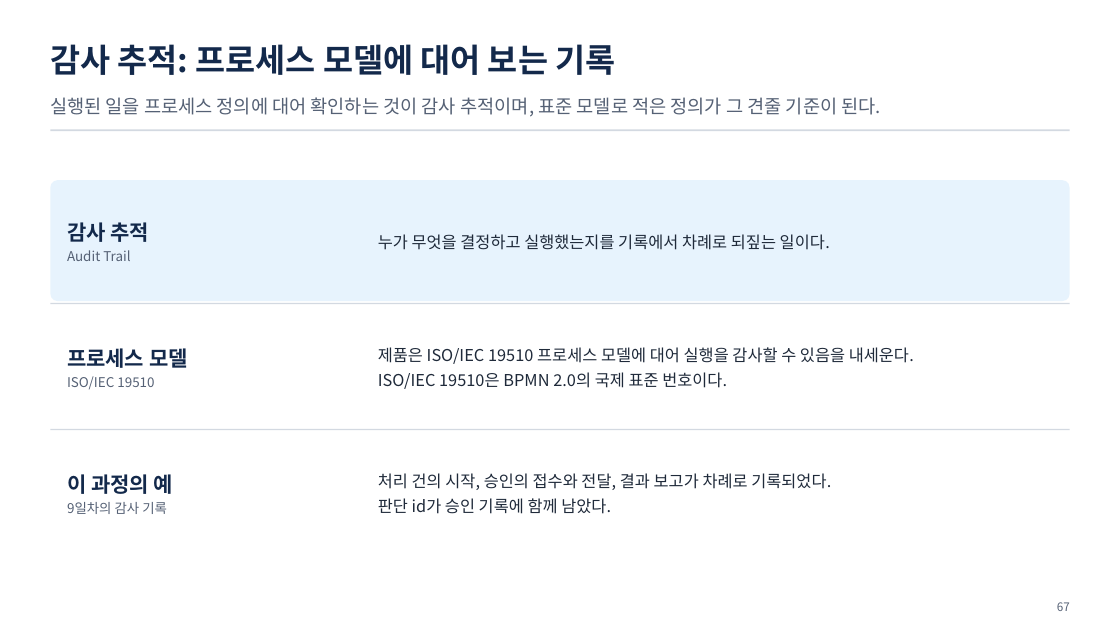
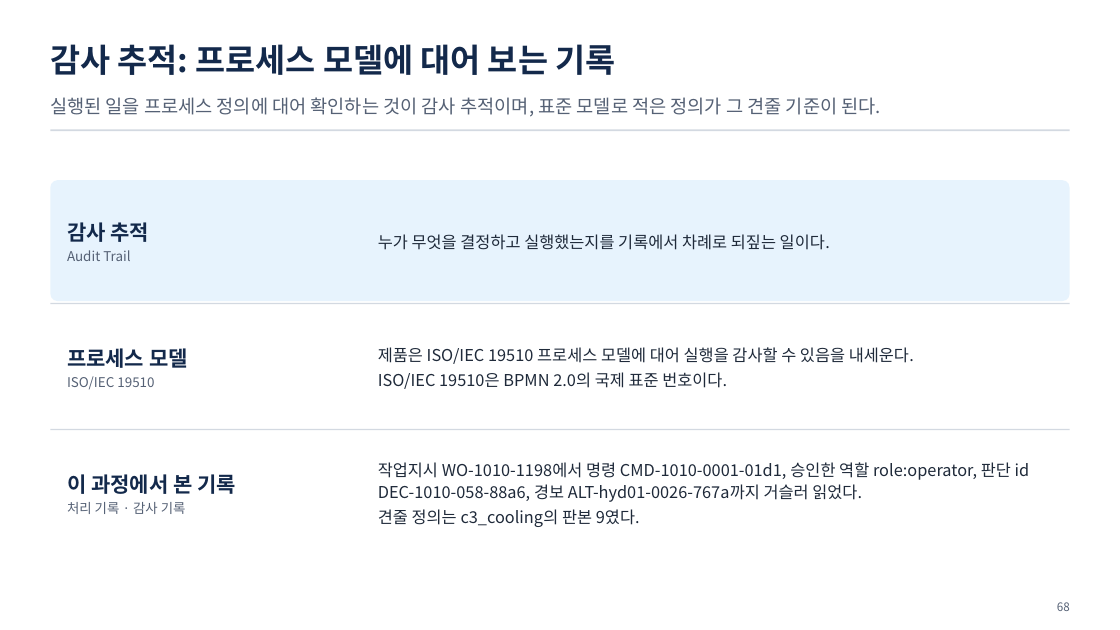
Before and after one commit to uengine-oss/hyd-iot-edu, a slide deck: slide 68 of docs/교재/통합반/11일차/통합반_11일차.pptx (slide 67 before the commit). Drawn at 1120x630 pixels with LibreOffice and Linux fonts; fonts in the diff are those of the drawing. Boxes give left, top, right and bottom in pixels: in the first picture for what was removed or moved away, otherwise in the second. Text is boxed around its words. In the diff, an @@ line names an element or a change of style, - is before the commit and + after.

```diff
--- a/docs/교재/통합반/11일차/통합반_11일차.pptx
+++ b/docs/교재/통합반/11일차/통합반_11일차.pptx
@@ text at [67,474,236,514]: text changed @@
-이 과정의 예
-9일차의 감사 기록
+이 과정에서 본 기록
+처리 기록 · 감사 기록
@@ text at [378,462,1030,527]: text changed @@
-처리 건의 시작, 승인의 접수와 전달, 결과 보고가 차례로 기록되었다.
-판단 id가 승인 기록에 함께 남았다.
+작업지시 WO-1010-1198에서 명령 CMD-1010-0001-01d1, 승인한 역할 role:operator, 판단 id DEC-1010-058-88a6, 경보 ALT-hyd01-0026-767a까지 거슬러 읽었다.
+견줄 정의는 c3_cooling의 판본 9였다.
@@ text at [1057,602,1070,611]: text changed @@
-67
+68
```
Also in this commit, not shown: 47 other slides changed, 2 slides added, 1 slide removed, 7 other files.
